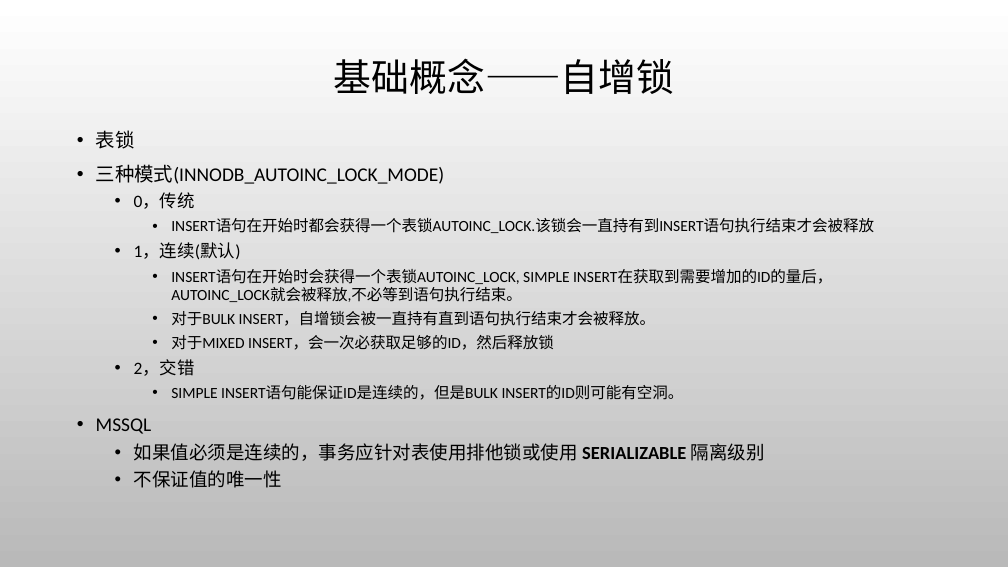
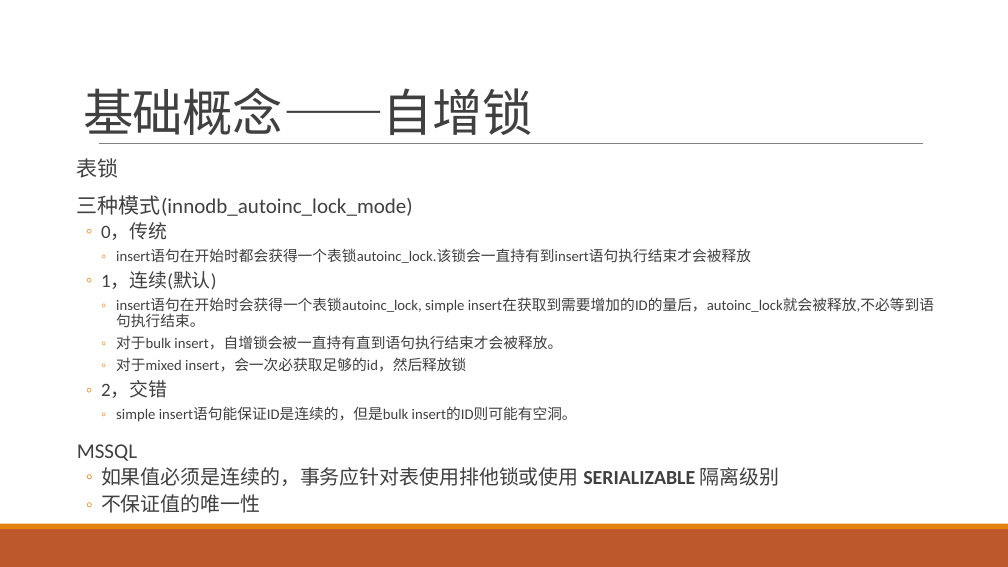
Before and after one commit to jaspone/notes, a slide deck: slide 14 of mysql分享.pptx. Drawn at 1008x567 pixels with LibreOffice and Linux fonts; fonts in the diff are those of the drawing; background and template pictures are left out. Boxes give left, top, right and bottom in pixels: in the first picture for what was removed or moved away, otherwise in the second. Text is boxed around its words. In the diff, an @@ line names an element or a change of style, - is before the commit and + after.

```diff
--- a/mysql分享.pptx
+++ b/mysql分享.pptx
@@ background picture (left out) to #FFFFFF @@
@@ title "基础概念——自增锁" at box(83, 88, 533, 144): size 36 to 48 pt, text colour #000000 to #404040, letter spacing 0 to -0.5 pt; alignment centre to left; line spacing 0.9 to 0.85; vertical alignment middle to bottom @@
@@ line added from (99, 144) to (923, 144), #808080 0.5 pt @@
@@ text "表锁": place and size @@
-text "表锁" at box(96, 130, 874, 488)
+text "表锁" at box(77, 158, 934, 513)
@@ text at box(77, 158, 780, 513): size 18.5 to 20 pt in "表锁", "MSSQL"; text colour #000000 to #404040 in "表锁", "0，传统", "1，连续(默认)", "2，交错" and 3 more places; size 16.6 to 18 pt in "0，传统", "1，连续(默认)", "2，交错"; size 17.6 to 19 pt in "如果值必须是连续的，事务应针对表使用排他锁或使用 SERIALIZABLE 隔离级别", "不保证值的唯一性"; bullet • to  ; line spacing 1 to 0.9; more space between paragraphs; bullet colour #000000 to #E48312; bullet • to ◦ @@
@@ text at box(77, 195, 413, 216): text changed; size 18.5 to 20 pt; text colour #000000 to #404040 @@
-• 三种模式(INNODB_AUTOINC_LOCK_MODE)
+  三种模式(innodb_autoinc_lock_mode)
@@ text at box(116, 249, 751, 263): text changed; size 14.8 to 14 pt; text colour #000000 to #404040 @@
-    • INSERT语句在开始时都会获得一个表锁AUTOINC_LOCK.该锁会一直持有到INSERT语句执行结束才会被释放
+    ◦ insert语句在开始时都会获得一个表锁autoinc_lock.该锁会一直持有到insert语句执行结束才会被释放
@@ text at box(116, 298, 934, 372): text changed; size 14.8 to 14 pt; text colour #000000 to #404040 @@
-    • INSERT语句在开始时会获得一个表锁AUTOINC_LOCK, SIMPLE INSERT在获取到需要增加的ID的量后，AUTOINC_LOCK就会被释放,不必等到语句执行结束。
-    • 对于BULK INSERT，自增锁会被一直持有直到语句执行结束才会被释放。
-    • 对于MIXED INSERT，会一次必获取足够的ID，然后释放锁
+    ◦ insert语句在开始时会获得一个表锁autoinc_lock, simple insert在获取到需要增加的ID的量后，autoinc_lock就会被释放,不必等到语句执行结束。
+    ◦ 对于bulk insert，自增锁会被一直持有直到语句执行结束才会被释放。
+    ◦ 对于mixed insert，会一次必获取足够的id，然后释放锁
@@ text at box(116, 407, 577, 422): text changed; size 14.8 to 14 pt; text colour #000000 to #404040 @@
-    • SIMPLE INSERT语句能保证ID是连续的，但是BULK INSERT的ID则可能有空洞。
+    ◦ simple insert语句能保证ID是连续的，但是bulk insert的ID则可能有空洞。
@@ rectangle added at box(0, 529, 1008, 567), fill #BD582C @@
@@ rectangle added at box(0, 524, 1008, 529), fill #E48312 @@
```
Also in this commit, not shown: 40 other slides changed.
